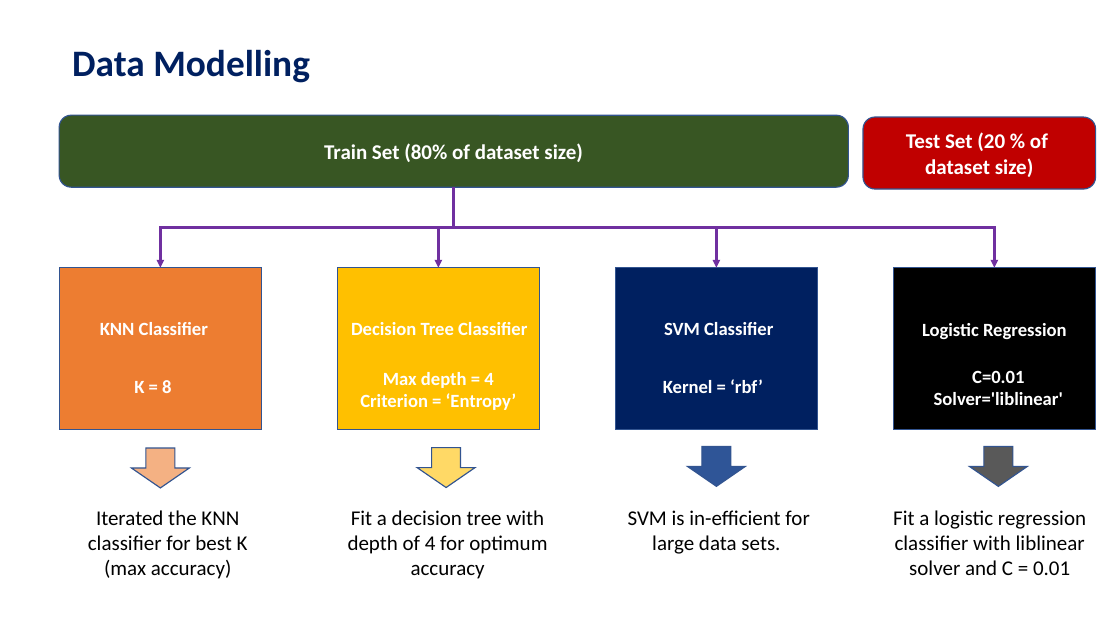
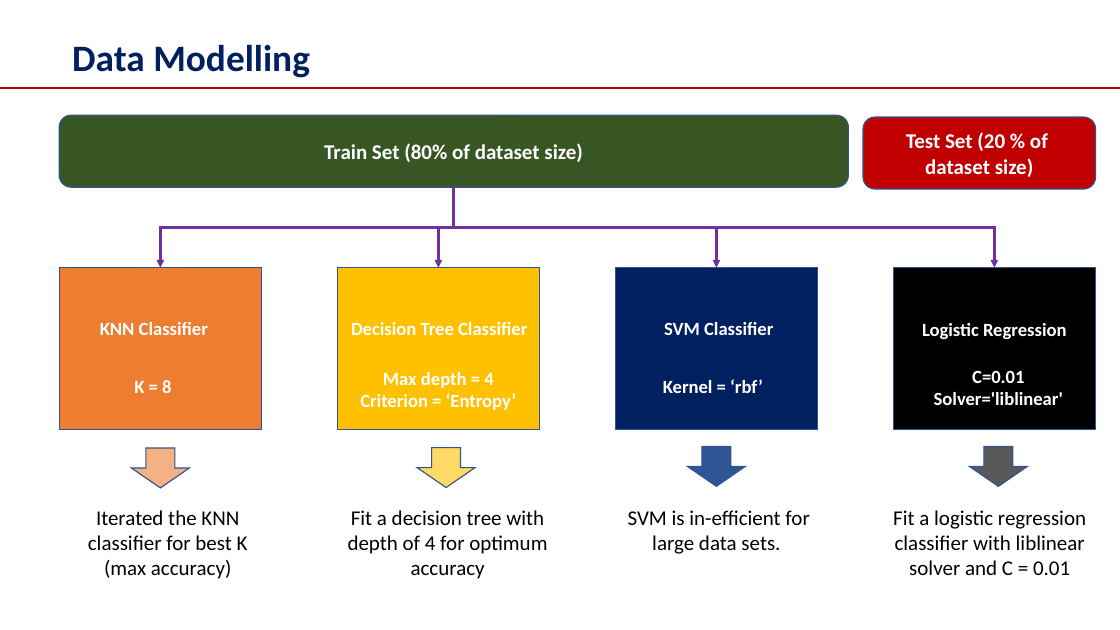
Before and after one commit to durga1234567/Coursera_Capstone, a slide deck: slide 11 of Project Report.pptx (slide 6 before the commit). Drawn at 1120x630 pixels with LibreOffice and Linux fonts; fonts in the diff are those of the drawing. Boxes give left, top, right and bottom in pixels: in the first picture for what was removed or moved away, otherwise in the second. Text is boxed around its words. In the diff, an @@ line names an element or a change of style, - is before the commit and + after.

```diff
--- a/Project Report.pptx
+++ b/Project Report.pptx
@@ text "Data Modelling": place and size @@
-text "Data Modelling" at (72, 49, 310, 83)
+text "Data Modelling" at (72, 44, 310, 78)
@@ line added from (0, 88) to (1120, 88), #B90007 1.5 pt @@
```
Also in this commit, not shown: 5 other slides changed, 9 slides added, 1 slide removed, 2 other files.
